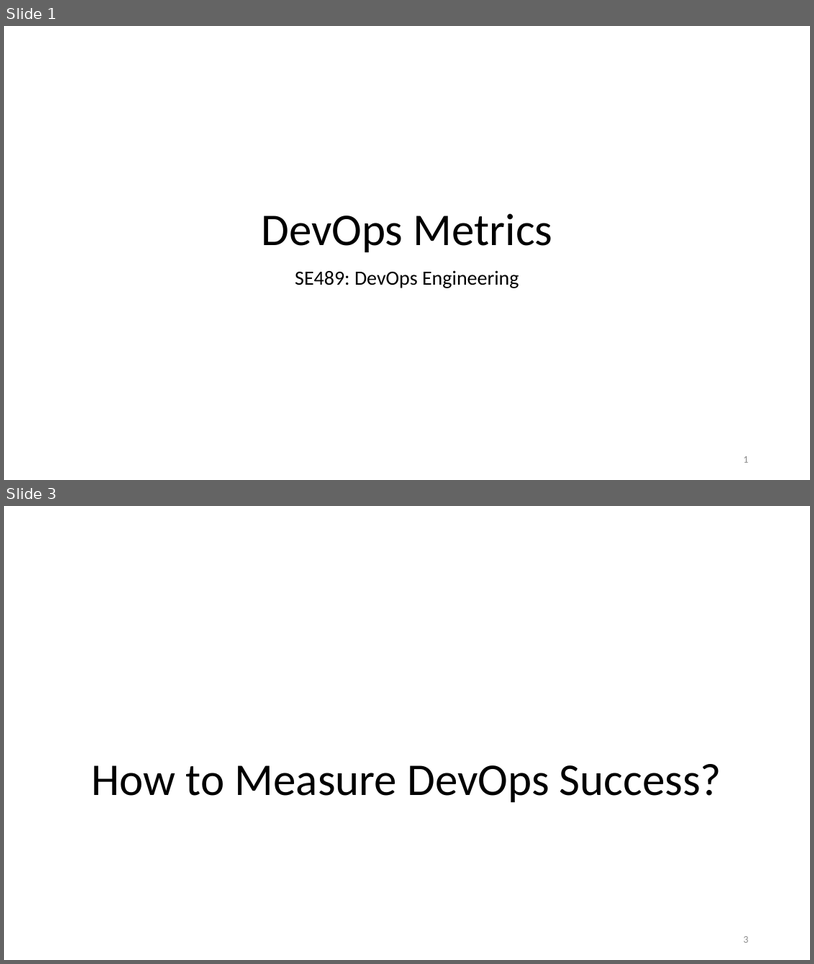
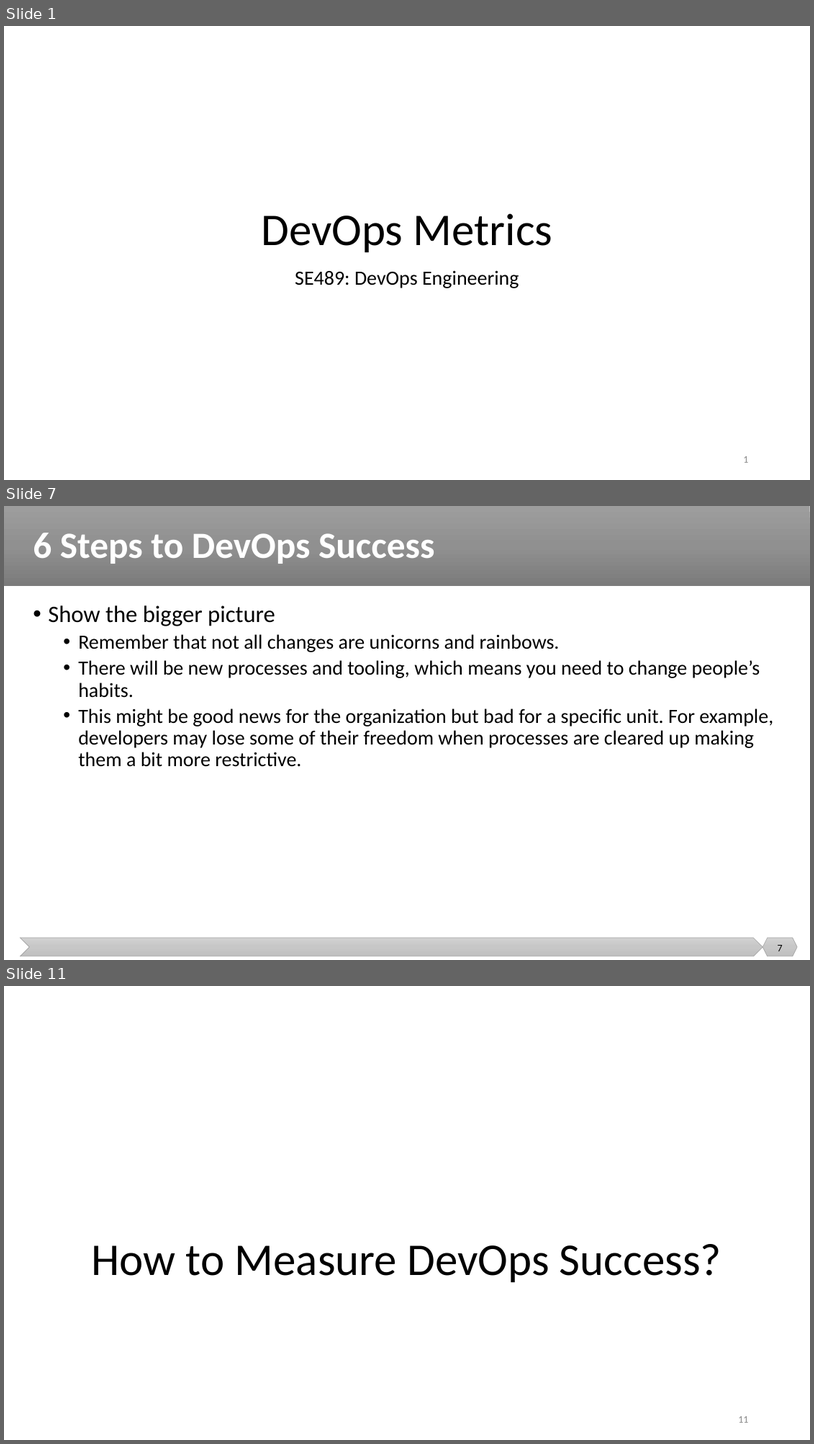
Before and after one commit to malenezi/malenezi, a slide deck: SE489/Lectures/7-Continuous Monitoring/DevOps Metrics.pptx. Shown one above the other, each under a label of ours: slides 1 and 3 before the commit, slides 1, 7 and 11 after it; the slides between them are not shown. The pictures are 814x964 and 814x1444 pixels, drawn with LibreOffice and Linux fonts; fonts in the diff are those of the drawing; background and template pictures are left out. Boxes give left, top, right and bottom in pixels: in the first picture for what was removed or moved away, otherwise in the second. Text is boxed around its words. In the diff, an @@ line names an element or a change of style, - is before the commit and + after.

```diff
--- a/SE489/Lectures/7-Continuous Monitoring/DevOps Metrics.pptx
+++ b/SE489/Lectures/7-Continuous Monitoring/DevOps Metrics.pptx
@@ slide 7 added at [4, 506, 810, 960], background #FFFFFF @@
@@ rectangle added at [4, 506, 810, 586], fill gradient #9D9D9D to #909090 to #7C7C7C @@
@@ title added at [33, 533, 435, 564], 44 pt, text #FFFFFF, bold @@
+6 Steps to DevOps Success
@@ text added at [48, 605, 774, 767], 24 pt, text #000000 @@
+• Show the bigger picture
+  • Remember that not all changes are unicorns and rainbows.
+  • There will be new processes and tooling, which means you need to change people’s habits.
+  • This might be good news for the organization but bad for a specific unit. For example, developers may lose some of their freedom when processes are cleared up making them a bit more restrictive.
@@ chevron added at [21, 937, 763, 956], fill gradient #D2D2D2 to #C8C8C8 to #C0C0C0, outline #A5A5A5 0.5 pt @@
@@ hexagon added at [763, 937, 797, 956], fill gradient #D2D2D2 to #C8C8C8 to #C0C0C0, outline #A5A5A5 0.5 pt @@
@@ page number added at [778, 944, 783, 951], 12 pt, text #000000 @@
+7
@@ what was slide 3 is now slide 11 @@
@@ page number at [738, 1416, 748, 1422]: text changed @@
-3
+11
```
Also in this commit, not shown: 1 slide changed, 7 other slides added.
